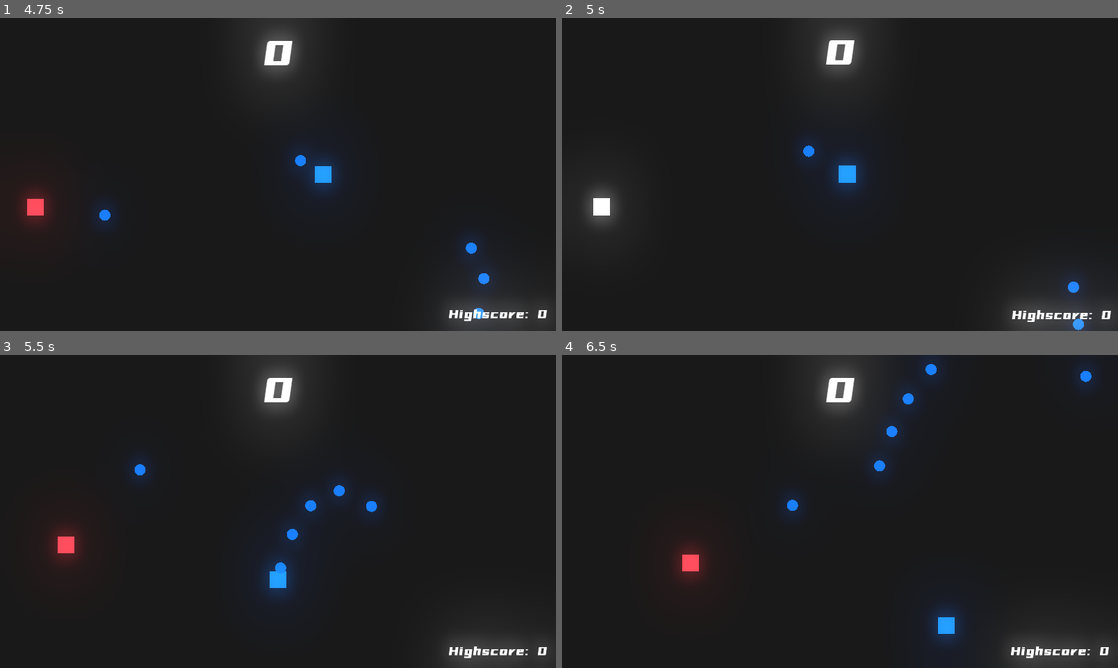
Above: before the commit, frames 1-4 (two rows, left to right).
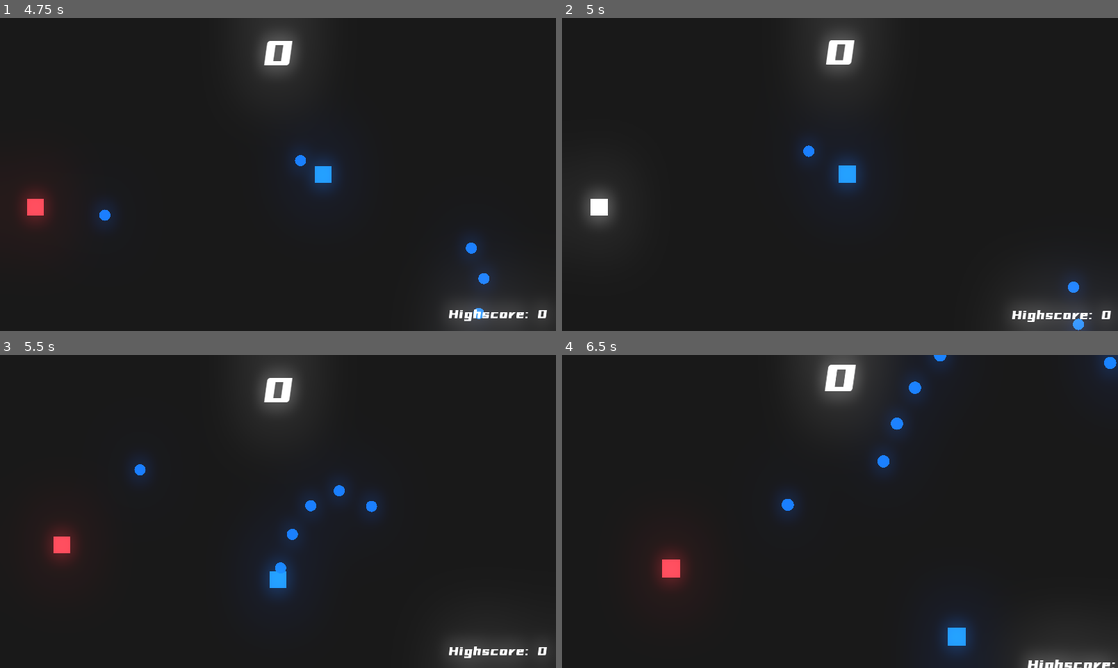
Above: after the commit, the same moments.

Repository: bakneko/WaveShooter
Game: Godot game, scene res://scenes/Arena.tscn
Two runs of this game, one before a commit and one after it. Both use one fixed random seed, a clock stepped at 60 frames per second and the inputs below.
Inputs (mouse positions are in pixels of both pictures, inside the frame that each line leads up to):
- Up to frame 1 (4.75 s): tap Enter at 0.5 s; move the mouse to (400, 158) at 0.52 s; press the mouse at (400, 158) at 0.53 s; hold D (move_right) 0.53-1.28 s; move the mouse to (166, 190) at 1.27 s; release the mouse at (166, 190) at 1.28 s; hold S (move_down) 1.28-2.03 s; click (166, 190) at 1.35 s; move the mouse to (333, 105) at 2.02 s; press the mouse at (333, 105) at 2.03 s; hold D (move_right) 2.03-2.78 s; move the mouse to (250, 237) at 2.77 s; release the mouse at (250, 237) at 2.78 s; hold W (move_up) 2.78-3.53 s; click (250, 237) at 2.85 s; move the mouse to (444, 221) at 3.52 s; press the mouse at (444, 221) at 3.53 s; hold A (move_left) from 3.53 s (still down); move the mouse to (111, 127) at 4.27 s; release the mouse at (111, 127) at 4.28 s; click (111, 127) at 4.35 s
- Up to frame 2 (5 s): keep holding A (move_left)
- Up to frame 3 (5.5 s): move the mouse to (305, 511) at 5.02 s; release A (move_left) at 5.03 s; press the mouse at (305, 511) at 5.03 s; hold S (move_down) from 5.03 s (still down)
- Up to frame 4 (6.5 s): move the mouse to (756, 433) at 5.77 s; release S (move_down) at 5.78 s; release the mouse at (756, 433) at 5.78 s; hold D (move_right) from 5.78 s (still down); click (756, 433) at 5.85 s

Frame 1 is identical in both runs. In frame 2, less than 0.1% of the frame differs, in the area x 5-9%, y 57-64%; in frame 3, less than 0.1%; in frame 4, 3.1%, in the area x 16-100%, y 0-100%.

Commit message:
# 10

Diff:
--- a/scenes/Arena.tscn
+++ b/scenes/Arena.tscn
@@ -6,6 +6,9 @@
 [ext_resource path="res://scripts/Score.gd" type="Script" id=4]
 [ext_resource path="res://scripts/Camera2D.gd" type="Script" id=5]
 [ext_resource path="res://scripts/HighScore.gd" type="Script" id=6]
+[ext_resource path="res://scenes/EnemyRed.tscn" type="PackedScene" id=7]
+[ext_resource path="res://scenes/EnemyYellow.tscn" type="PackedScene" id=8]
+[ext_resource path="res://scenes/EnemyGreen.tscn" type="PackedScene" id=9]
 
 [sub_resource type="Environment" id=1]
 background_mode = 4
@@ -25,6 +28,7 @@
 
 [node name="Arena" type="Node2D"]
 script = ExtResource( 2 )
+enemies = [ ExtResource( 7 ), ExtResource( 8 ), ExtResource( 9 ) ]
 
 [node name="Player" parent="." instance=ExtResource( 1 )]
 position = Vector2( 319.63, 179.63 )
--- a/scenes/Enemy.tscn
+++ b/scenes/EnemyCore.tscn
@@ -1,12 +1,12 @@
 [gd_scene load_steps=4 format=2]
 
 [ext_resource path="res://assets/Cube.png" type="Texture" id=1]
-[ext_resource path="res://scripts/Enemy.gd" type="Script" id=2]
+[ext_resource path="res://scripts/EnemyCore.gd" type="Script" id=2]
 
 [sub_resource type="RectangleShape2D" id=1]
 extents = Vector2( 133.333, 133.333 )
 
-[node name="Enemy" type="Sprite"]
+[node name="EnemyCore" type="Sprite"]
 modulate = Color( 1, 0.254902, 0.305882, 1 )
 scale = Vector2( 0.075, 0.075 )
 texture = ExtResource( 1 )
@@ -15,6 +15,7 @@
 [node name="HitBox" type="Area2D" parent="." groups=[
 "enemy",
 ]]
+visible = false
 
 [node name="CollisionShape2D" type="CollisionShape2D" parent="HitBox"]
 shape = SubResource( 1 )
--- /dev/null
+++ b/scenes/EnemyGreen.tscn
@@ -0,0 +1,14 @@
+[gd_scene load_steps=3 format=2]
+
+[ext_resource path="res://scenes/EnemyCore.tscn" type="PackedScene" id=1]
+[ext_resource path="res://scripts/EnemySimple.gd" type="Script" id=2]
+
+[node name="EnemyCore" instance=ExtResource( 1 )]
+modulate = Color( 0.180392, 0.8, 0.443137, 1 )
+scale = Vector2( 0.2, 0.2 )
+script = ExtResource( 2 )
+speed = 30
+hp = 10
+knock_back = 300
+screen_shake = 200
+score = 50
--- /dev/null
+++ b/scenes/EnemyRed.tscn
@@ -0,0 +1,7 @@
+[gd_scene load_steps=3 format=2]
+
+[ext_resource path="res://scenes/EnemyCore.tscn" type="PackedScene" id=1]
+[ext_resource path="res://scripts/EnemySimple.gd" type="Script" id=2]
+
+[node name="EnemyRed" instance=ExtResource( 1 )]
+script = ExtResource( 2 )
--- /dev/null
+++ b/scenes/EnemyYellow.tscn
@@ -0,0 +1,13 @@
+[gd_scene load_steps=3 format=2]
+
+[ext_resource path="res://scenes/EnemyCore.tscn" type="PackedScene" id=1]
+[ext_resource path="res://scripts/EnemySimple.gd" type="Script" id=2]
+
+[node name="EnemyYellow" instance=ExtResource( 1 )]
+modulate = Color( 1, 0.831373, 0.254902, 1 )
+script = ExtResource( 2 )
+speed = 120
+hp = 1
+knock_back = 1200
+screen_shake = 60
+score = 20
--- a/scripts/Arena.gd
+++ b/scripts/Arena.gd
@@ -1,6 +1,6 @@
 extends Node2D
 
-var enemy_1 = preload("res://scenes/Enemy.tscn")
+export(Array, PackedScene) var enemies
 
 func _ready():
 	Global.node_creation_parent = self
@@ -17,11 +17,15 @@
 	while enemy_position.x < 640 and enemy_position.x > -80 and enemy_position.y < 360 and enemy_position.y  > -45:
 		enemy_position = Vector2(rand_range(-160,670), rand_range(-90,390))
 
-	Global.instance_node(enemy_1, enemy_position, self)
+	# 0-2
+	# random a index to generate.
+	# ToDo : 其实应该增加生成权重
+	var enemy_index = randi() % enemies.size()
+	Global.instance_node(enemies[enemy_index], enemy_position, self)
 	pass
 
 
 func _on_DifficultyTimer_timeout():
 	if $EnemySpawnTimer.wait_time > 0.5:
-		$EnemySpawnTimer.wait_time -= 0.1
+		$EnemySpawnTimer.wait_time -= 0.05
 	pass
--- a/scripts/EnemyCore.gd
+++ b/scripts/EnemyCore.gd
@@ -1,20 +1,25 @@
 extends Sprite
 
-var speed = 75
+export(int) var speed = 75
+export(int) var hp = 3
+export(int) var knock_back = 600
+export(int) var screen_shake = 120
+export(int) var score = 10
 
 var velocity = Vector2()
-
 var stun = false
-var hp = 3
 
 var blood_particles = preload("res://scenes/BloodParticles.tscn")
+
+# onready 代表 初始化完成之后再声明变量
+onready var current_color = modulate
 
 func _process(_delta):
 	if hp <= 0:
 		if Global.camera != null:
-			Global.camera.screen_shake(180, 0.3)
+			Global.camera.screen_shake(screen_shake, 0.3)
 		# add score
-		Global.score += 10
+		Global.score += score
 		# instance node
 		if Global.node_creation_parent != null:
 			var blood_particles_instance = Global.instance_node(blood_particles, global_position, Global.node_creation_parent)
@@ -26,17 +31,17 @@
 	if Global.player != null and !stun:
 		# 表明Player存在
 		velocity = global_position.direction_to(Global.player.global_position)
+		global_position += velocity * speed * delta
 	elif stun:
 		velocity = lerp(velocity, Vector2(0,0), 0.3)
-
-	global_position += velocity * speed * delta
+		global_position += velocity * delta
 	pass
 
 func _on_HitBox_area_entered(area):
 	# 注意 stun == false, 防止在击退状态下再次“击退”
 	if area.is_in_group("enemy_damager") and !stun:
 		modulate = Color.white
-		velocity = - velocity * 6
+		velocity = - velocity * knock_back
 		# 击中震动
 		if hp > 1 :
 			Global.camera.screen_shake(10, 0.05)
@@ -47,6 +52,6 @@
 pass
 
 func _on_StunTimer_timeout():
-	modulate = Color("ff414e")
+	modulate = current_color
 	stun = false
 	pass
Not shown: 1 places in scenes/Arena.tscn that only renumber resources
Renamed: scripts/Enemy.gd -> scripts/EnemySimple.gd
